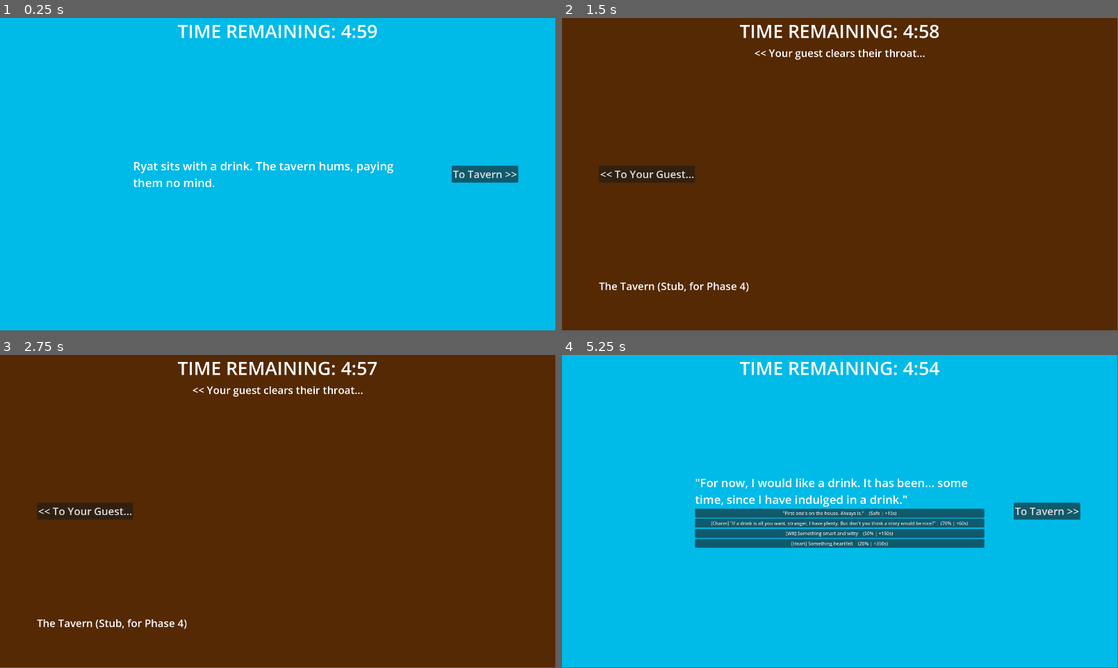
Above: before the commit, frames 1-4 (two rows, left to right).
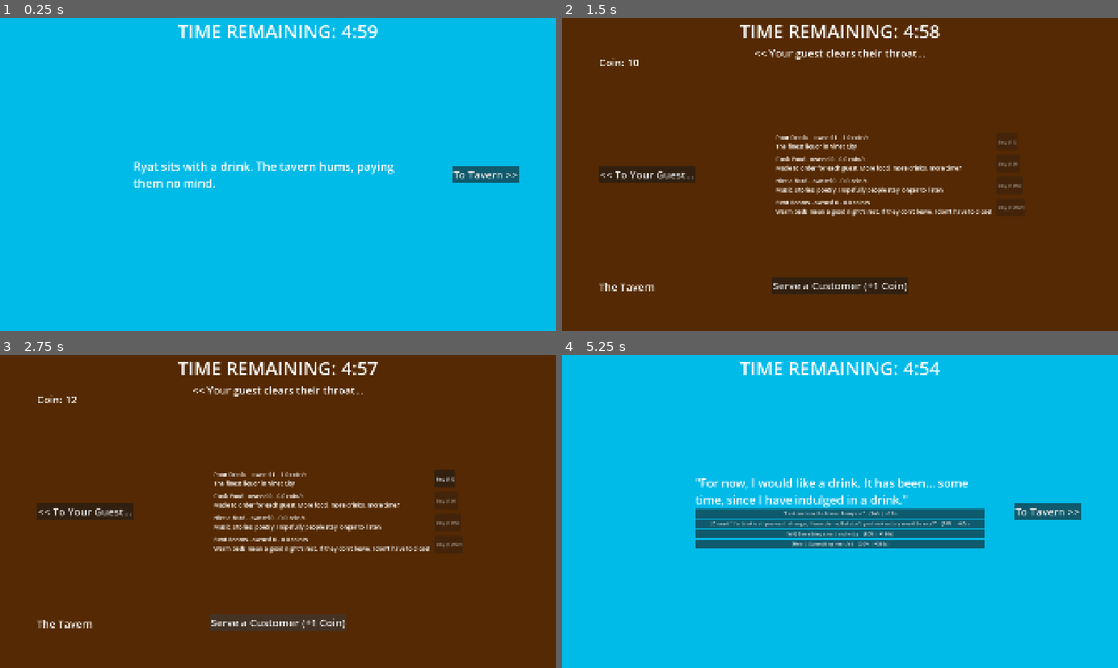
Above: after the commit, the same moments.

Repository: CMBadiuk/GMTK-26
Game: Godot game, scene res://scenes/main_scene.tscn
Two runs of this game, one before a commit and one after it. Both use one fixed random seed, a clock stepped at 60 frames per second and the inputs below.
Inputs (mouse positions are in pixels of both pictures, inside the frame that each line leads up to):
- Up to frame 1 (0.25 s): no input
- Up to frame 2 (1.5 s): click "To Tavern >>" at 0.5 s; click (1006, 140) at 1.25 s, where only the run after the commit has a clickable "Buy (10)"
- Up to frame 3 (2.75 s): click (278, 621) at 2 s, where only the run after the commit has a clickable "Serve a Customer (+1 Coin)"
- Up to frame 4 (5.25 s): click (1006, 477) at 2.75 s, where only the run after the commit has a clickable "Buy (11)"; click "<< To Your Guest..." at 3.5 s; click "Continue >" at 4.25 s; click "Continue >" at 5 s
In our replay, the window is 799x449 before the commit and 800x450 after it. These sizes can differ from the game's own. Grey fills any space a smaller window leaves; there, only what the larger window draws over its background counts as a difference.

The runs differ from the first frame. In frame 1, 1.7% of the frame differs, in the area x 24-94%, y 2-55%; in frame 2, 5.2%; in frame 3, 5.3%, in the area x 6-84%, y 2-89%; in frame 4, 4.2%.

Commit message:
Phase 4 Complete

Diff:
--- a/global/game_state.gd
+++ b/global/game_state.gd
@@ -12,7 +12,7 @@
 var is_running := true
 var win_threshold := 3000.0 # Time in seconds required to get Death off your back. Needs to be tuned
 
-var coin := 0
+var coin := 20
 var stats := { "charm": 1, "wit": 1, "heart": 1, "regret": 20}
 
 # Called every frame. 'delta' is the elapsed time since the previous frame.
--- a/project.godot
+++ b/project.godot
@@ -23,6 +23,7 @@
 
 window/size/viewport_width=1920
 window/size/viewport_height=1080
+window/stretch/mode="canvas_items"
 
 [physics]
 
--- /dev/null
+++ b/resources/generator.gd
@@ -0,0 +1,19 @@
+## Generator - a tavern job that generates coin passively
+## Authoried as .tres files, owned/level mutate at runtime. Income scales
+## linearly in units owned x level Buy cost climbs on the classic 1.15^owned
+## idle curve so "buy more of this vs. save for the next tier" stay a live call
+class_name Generator
+extends Resource
+
+@export var name: String					# Pour drinks, Cook food, etc
+@export var flavor: String					# Theme-flavoured one-liner about the job
+@export var base_cost: int					# Cost of the first unit, multiplied later
+@export var base_income: float				# Coin per second per unit owned
+@export var owned: int = 0
+@export var level: int = 1					# Own upgrade track (for Phase 5)
+
+func buy_cost() -> int:
+	return int(base_cost * pow(1.15, owned))
+
+func income_per_sec() -> float:
+	return base_income * owned * level
--- /dev/null
+++ b/resources/generators/gen_01_drinks.tres
@@ -0,0 +1,11 @@
+[gd_resource type="Resource" script_class="Generator" format=3 uid="uid://iex747o16b7f"]
+
+[ext_resource type="Script" uid="uid://b7i3k8jwb2ey1" path="res://resources/generator.gd" id="1_447ov"]
+
+[resource]
+script = ExtResource("1_447ov")
+name = "Pour Drinks"
+flavor = "The finest liquor in Vinet City"
+base_cost = 10
+base_income = 1.0
+metadata/_custom_type_script = "uid://b7i3k8jwb2ey1"
--- /dev/null
+++ b/resources/generators/gen_02_food.tres
@@ -0,0 +1,11 @@
+[gd_resource type="Resource" script_class="Generator" format=3 uid="uid://uy7ykmw8u0q0"]
+
+[ext_resource type="Script" uid="uid://b7i3k8jwb2ey1" path="res://resources/generator.gd" id="1_t0dqb"]
+
+[resource]
+script = ExtResource("1_t0dqb")
+name = "Cook Food"
+flavor = "Made to order for each guest. More food, more drinks, more time?"
+base_cost = 120
+base_income = 9.0
+metadata/_custom_type_script = "uid://b7i3k8jwb2ey1"
--- /dev/null
+++ b/resources/generators/gen_03_bard.tres
@@ -0,0 +1,11 @@
+[gd_resource type="Resource" script_class="Generator" format=3 uid="uid://rdk8aejc74gb"]
+
+[ext_resource type="Script" uid="uid://b7i3k8jwb2ey1" path="res://resources/generator.gd" id="1_nmm6r"]
+
+[resource]
+script = ExtResource("1_nmm6r")
+name = "Hire a Bard"
+flavor = "Music, stories, poetry. Hopefully people stay longer to listen"
+base_cost = 1300
+base_income = 70.0
+metadata/_custom_type_script = "uid://b7i3k8jwb2ey1"
--- /dev/null
+++ b/resources/generators/gen_04_rooms.tres
@@ -0,0 +1,11 @@
+[gd_resource type="Resource" script_class="Generator" format=3 uid="uid://bby6l5w30ingh"]
+
+[ext_resource type="Script" uid="uid://b7i3k8jwb2ey1" path="res://resources/generator.gd" id="1_s6qad"]
+
+[resource]
+script = ExtResource("1_s6qad")
+name = "Rent Rooms"
+flavor = "Warm beds mean a good night's rest. If they don't leave, I don't have to close!"
+base_cost = 15000
+base_income = 550.0
+metadata/_custom_type_script = "uid://b7i3k8jwb2ey1"
--- /dev/null
+++ b/scenes/tavern_panel.gd
@@ -0,0 +1,69 @@
+extends Control
+
+@export var generators: Array[Generator] = []
+
+@onready var _coin_label: Label = $CoinLabel
+@onready var _list: VBoxContainer = $GeneratorList
+@onready var _serve_button: Button = $ServeButton
+
+# Since coin is earned per second but _process runs per frame, the fraction carries for a while until a whole int can be passed
+var _coin_accum := 0.0
+
+var _rows: Array = []
+
+func _ready() -> void:
+	# Make new copies of generators so the base .tres files are never dirtied
+	for i in generators.size():
+		generators[i] = generators[i].duplicate()
+	_build_rows()
+	GameState.coin_changed.connect(_on_coin_changed)
+	_serve_button.pressed.connect(_on_serve_pressed)
+	_on_coin_changed(GameState.coin)
+
+func _process(delta: float) -> void:
+	if generators.is_empty():
+		return
+	var total := 0.0
+	for g in generators:
+		total += g.income_per_sec() * delta
+	_coin_accum += total
+	var whole := int(_coin_accum)
+	if whole > 0:
+		_coin_accum -= whole
+		GameState.add_coin(whole)
+
+func _build_rows() -> void:
+	for g in generators:
+		var row := HBoxContainer.new()
+		var info := Label.new()
+		info.custom_minimum_size = Vector2(760, 0)
+		info.add_theme_font_size_override("font_size", 20)
+		var buy := Button.new()
+		buy.pressed.connect(_on_buy_pressed.bind(g))
+		row.add_child(info)
+		row.add_child(buy)
+		_list.add_child(row)
+		_rows.append({ "gen": g, "info": info, "buy": buy })
+	_refresh_rows()
+
+func _on_buy_pressed(g: Generator) -> void:
+	if GameState.spend_coin(g.buy_cost()):
+		g.owned += 1
+		_refresh_rows()
+
+func _on_serve_pressed() -> void:
+	GameState.add_coin(1)
+
+func _refresh_rows() -> void:
+	for r in _rows:
+		var g: Generator = r["gen"]
+		r["info"].text = "%s - owned %d - %.1f coin/s\n%s" % [
+			g.name, g.owned, g.income_per_sec(), g.flavor]
+		r["buy"].text = "Buy (%d)" % g.buy_cost()
+		r["buy"].disabled = GameState.coin < g.buy_cost()
+
+func _on_coin_changed(new_coin: int) -> void:
+	_coin_label.text = "Coin: %d" % new_coin
+	for r in _rows:
+		var g: Generator = r["gen"]
+		r["buy"].disabled = new_coin < g.buy_cost()
--- a/scenes/tavern_panel.tscn
+++ b/scenes/tavern_panel.tscn
@@ -1,4 +1,11 @@
 [gd_scene format=3 uid="uid://bni13xy0yi41k"]
+
+[ext_resource type="Script" uid="uid://dhoyjr2p5doqf" path="res://scenes/tavern_panel.gd" id="1_rd64r"]
+[ext_resource type="Script" uid="uid://b7i3k8jwb2ey1" path="res://resources/generator.gd" id="2_1nfl1"]
+[ext_resource type="Resource" uid="uid://iex747o16b7f" path="res://resources/generators/gen_01_drinks.tres" id="3_dnayn"]
+[ext_resource type="Resource" uid="uid://uy7ykmw8u0q0" path="res://resources/generators/gen_02_food.tres" id="4_m700p"]
+[ext_resource type="Resource" uid="uid://rdk8aejc74gb" path="res://resources/generators/gen_03_bard.tres" id="5_ei40h"]
+[ext_resource type="Resource" uid="uid://bby6l5w30ingh" path="res://resources/generators/gen_04_rooms.tres" id="6_ylvqe"]
 
 [node name="TavernPanel" type="Control" unique_id=1814396513]
 custom_minimum_size = Vector2(1920, 1080)
@@ -6,6 +13,8 @@
 anchors_preset = 0
 offset_right = 40.0
 offset_bottom = 40.0
+script = ExtResource("1_rd64r")
+generators = Array[ExtResource("2_1nfl1")]([ExtResource("3_dnayn"), ExtResource("4_m700p"), ExtResource("5_ei40h"), ExtResource("6_ylvqe")])
 
 [node name="Background" type="ColorRect" parent="." unique_id=1011781063]
 layout_mode = 1
@@ -27,7 +36,7 @@
 offset_bottom = -128.0
 grow_vertical = 0
 theme_override_font_sizes/font_size = 36
-text = "The Tavern (Stub, for Phase 4)"
+text = "The Tavern"
 
 [node name="ToDialogue" type="Button" parent="." unique_id=2004184243]
 layout_mode = 1
@@ -41,3 +50,42 @@
 grow_vertical = 2
 theme_override_font_sizes/font_size = 36
 text = "<< To Your Guest..."
+
+[node name="CoinLabel" type="Label" parent="." unique_id=140994161]
+layout_mode = 1
+offset_left = 128.0
+offset_top = 128.0
+offset_right = 168.0
+offset_bottom = 151.0
+theme_override_font_sizes/font_size = 36
+
+[node name="GeneratorList" type="VBoxContainer" parent="." unique_id=74240145]
+layout_mode = 1
+anchors_preset = 6
+anchor_left = 1.0
+anchor_top = 0.5
+anchor_right = 1.0
+anchor_bottom = 0.5
+offset_left = -360.0
+offset_top = -20.0
+offset_right = -320.0
+offset_bottom = 20.0
+grow_horizontal = 0
+grow_vertical = 2
+theme_override_constants/separation = 16
+
+[node name="ServeButton" type="Button" parent="." unique_id=32987410]
+layout_mode = 1
+anchors_preset = 7
+anchor_left = 0.5
+anchor_top = 1.0
+anchor_right = 0.5
+anchor_bottom = 1.0
+offset_left = -236.5
+offset_top = -186.0
+offset_right = 236.5
+offset_bottom = -128.0
+grow_horizontal = 2
+grow_vertical = 0
+theme_override_font_sizes/font_size = 36
+text = "Serve a Customer (+1 Coin)"
Not shown, added: resources/generator.gd.uid
Not shown, added: scenes/tavern_panel.gd.uid
